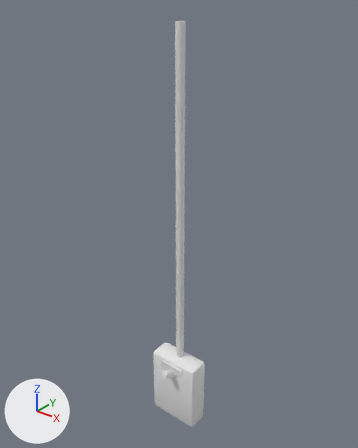
A saved change to the glTF model wings/noir/models/switch_box.glb.
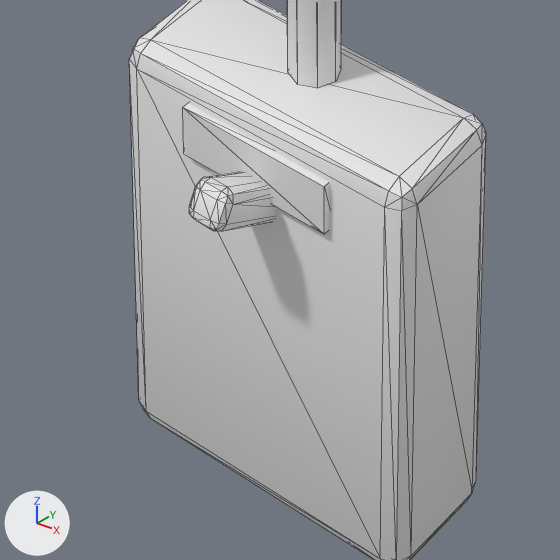
Each version appears first whole from a camera (50 mm lens) standing at (1.121, -1.449, 1.714) and looking at (-0.012, -0.033, 0.836), and next in a close-up on the part from 38% to 60% of the width and 77% to 95% of the height. The axes (+X, +Y, +Z) are drawn at lower left. The lights are the same throughout. The older version's two pictures come first. The close-ups show mesh edges as thin lines. Vertices at exactly the same position are counted once.

Objects in the first close-up: 'switch_box'.
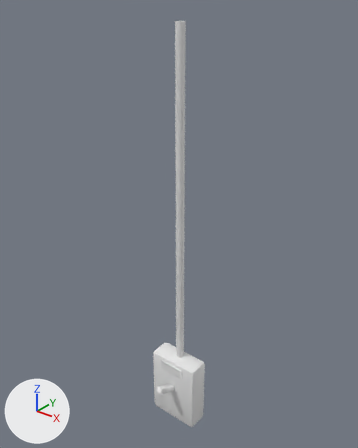
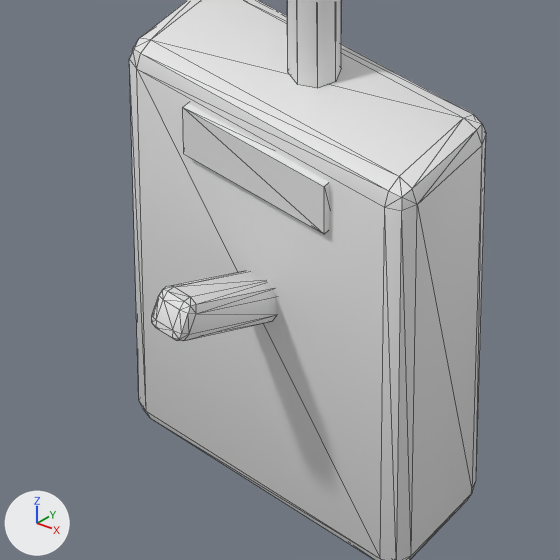
Changed parts and their boxes (x1, y1, x2, y2) in the close-ups (560 x 560 px; the box of a moved part takes in the faces that stretch with it):
part 1 of me_switch_box, moved or reshaped: before (189, 172, 275, 231); after (152, 271, 276, 341)

Edits to the bpy script that builds the scene:
```text
Change me_switch_box:
    used by ob_switch_box; location = (0.0, 0.0, 0.0)
    remove me_switch_box.from_pydata(...)  # 136 vertices, 244 faces; spans x -0.12..0.12, y -0.16..0.0, z -0.17..1.6
    add me_switch_box.from_pydata(...)  # 136 vertices, 244 faces; spans x -0.12..0.12, y -0.2..0.0, z -0.17..1.6
    me_switch_box part 1: the loose piece of 56 vertices spanning x -0.01..0.01, y -0.16..-0.04, z 0.06..0.14 is moved by (0.0, -0.04, -0.06)
```
